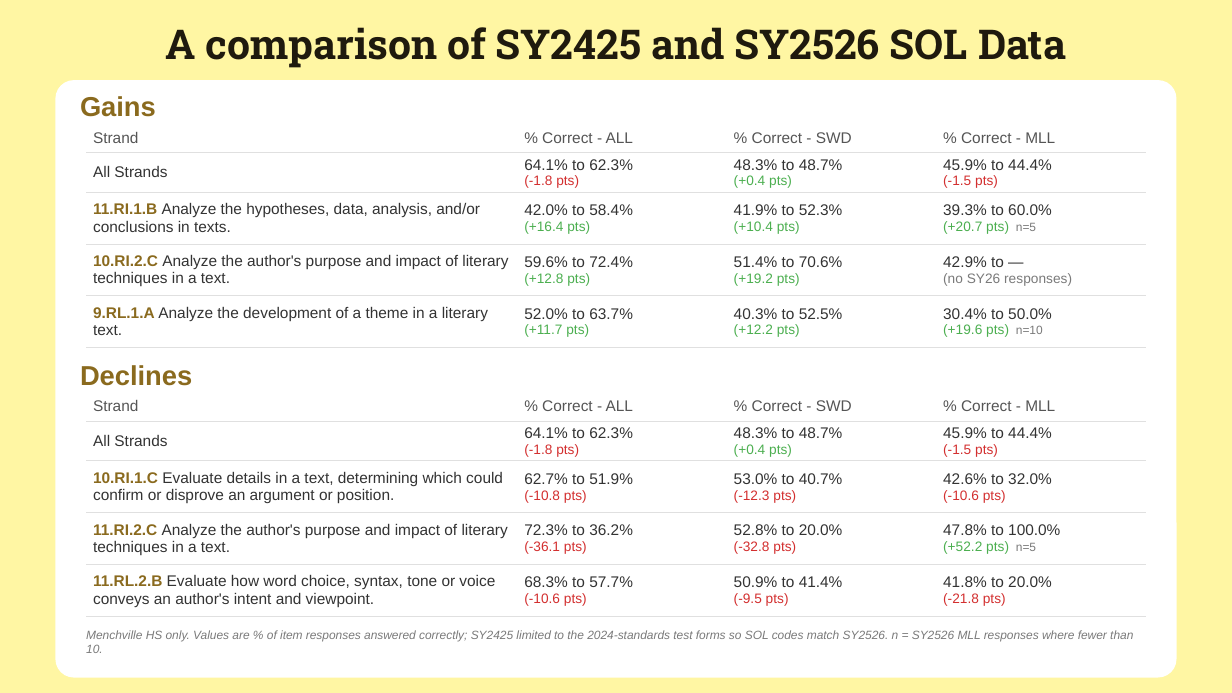
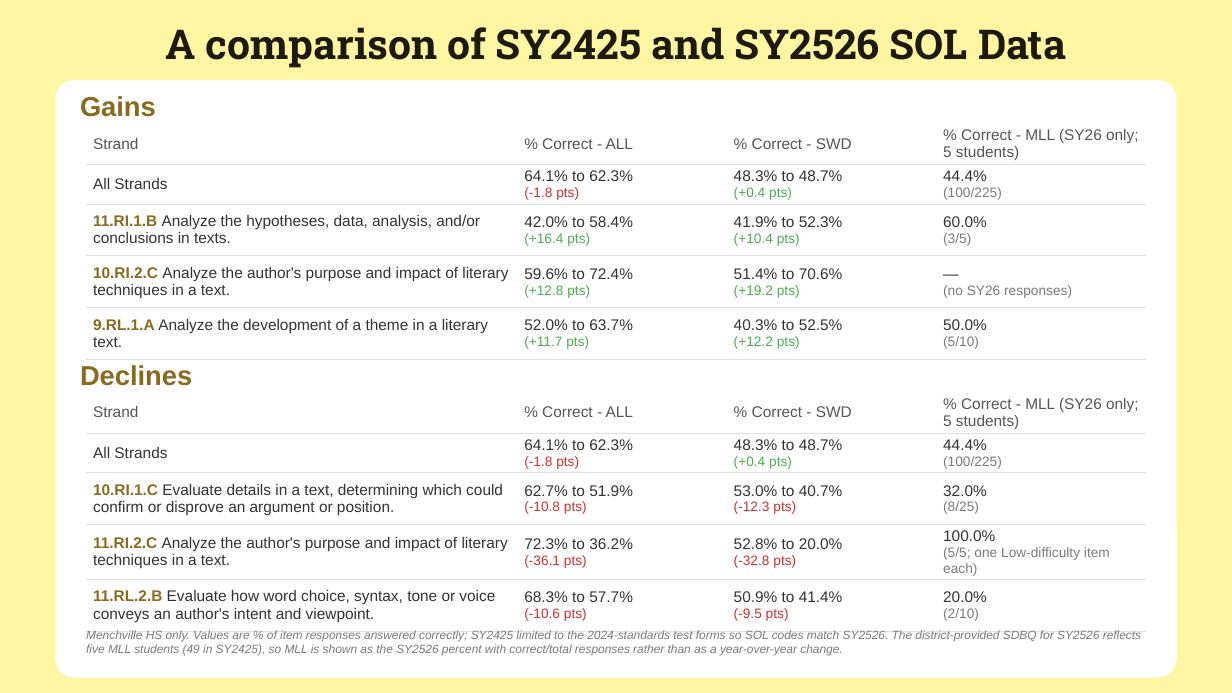
Before and after one commit to stumpgreg-ops/Sol-Lab-VA-EOC-Bio, a slide deck: slide 1 of SY2425_vs_SY2526_Comparison.pptx. Drawn at 1232x693 pixels with LibreOffice and Linux fonts; fonts in the diff are those of the drawing. Boxes give left, top, right and bottom in pixels: in the first picture for what was removed or moved away, otherwise in the second. Text is boxed around its words. In the diff, an @@ line names an element or a change of style, - is before the commit and + after.

```diff
--- a/SY2425_vs_SY2526_Comparison.pptx
+++ b/SY2425_vs_SY2526_Comparison.pptx
@@ table at <box>86,123,1146,353</box> @@
-row 1, column 4: % Correct - MLL
+row 1, column 4: % Correct - MLL (SY26 only; 5 students)
-row 2, column 4: 45.9% to 44.4% / (-1.5 pts)
+row 2, column 4: 44.4% / (100/225)
-row 3, column 4: 39.3% to 60.0% / (+20.7 pts) n=5
+row 3, column 4: 60.0% / (3/5)
-row 4, column 4: 42.9% to — / (no SY26 responses)
+row 4, column 4: — / (no SY26 responses)
-row 5, column 4: 30.4% to 50.0% / (+19.6 pts) n=10
+row 5, column 4: 50.0% / (5/10)
@@ table at <box>86,392,1146,626</box> @@
-row 1, column 4: % Correct - MLL
+row 1, column 4: % Correct - MLL (SY26 only; 5 students)
-row 2, column 4: 45.9% to 44.4% / (-1.5 pts)
+row 2, column 4: 44.4% / (100/225)
-row 3, column 4: 42.6% to 32.0% / (-10.6 pts)
+row 3, column 4: 32.0% / (8/25)
-row 4, column 4: 47.8% to 100.0% / (+52.2 pts) n=5
+row 4, column 4: 100.0% / (5/5; one Low-difficulty item each)
-row 5, column 4: 41.8% to 20.0% / (-21.8 pts)
+row 5, column 4: 20.0% / (2/10)
@@ text at <box>86,630,1141,656</box>: text changed @@
-Menchville HS only. Values are % of item responses answered correctly; SY2425 limited to the 2024-standards test forms so SOL codes match SY2526. n = SY2526 MLL responses where fewer than 10.
+Menchville HS only. Values are % of item responses answered correctly; SY2425 limited to the 2024-standards test forms so SOL codes match SY2526. The district-provided SDBQ for SY2526 reflects five MLL students (49 in SY2425), so MLL is shown as the SY2526 percent with correct/total responses rather than as a year-over-year change.
```
Also in this commit, not shown: 1 other slide changed, 3 other files.
